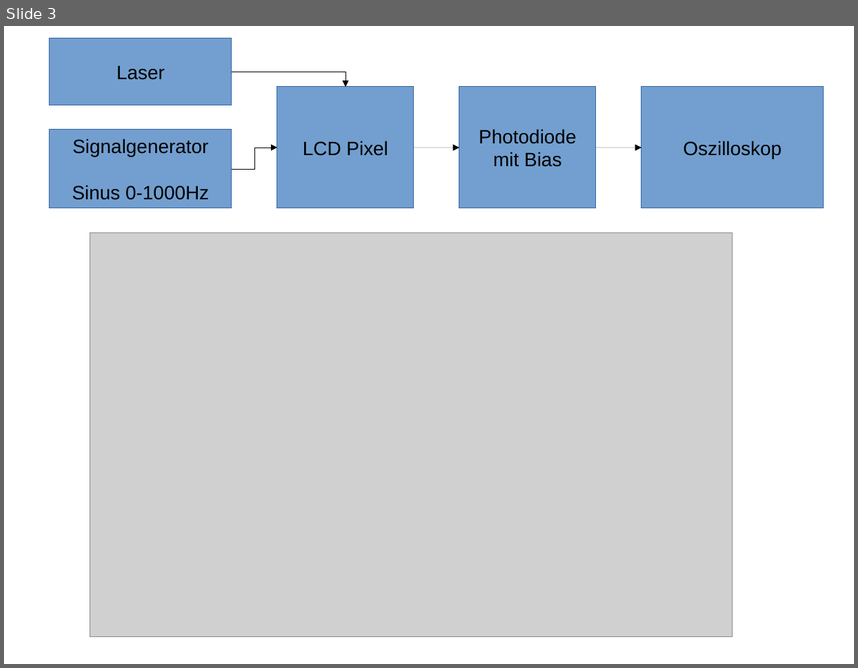
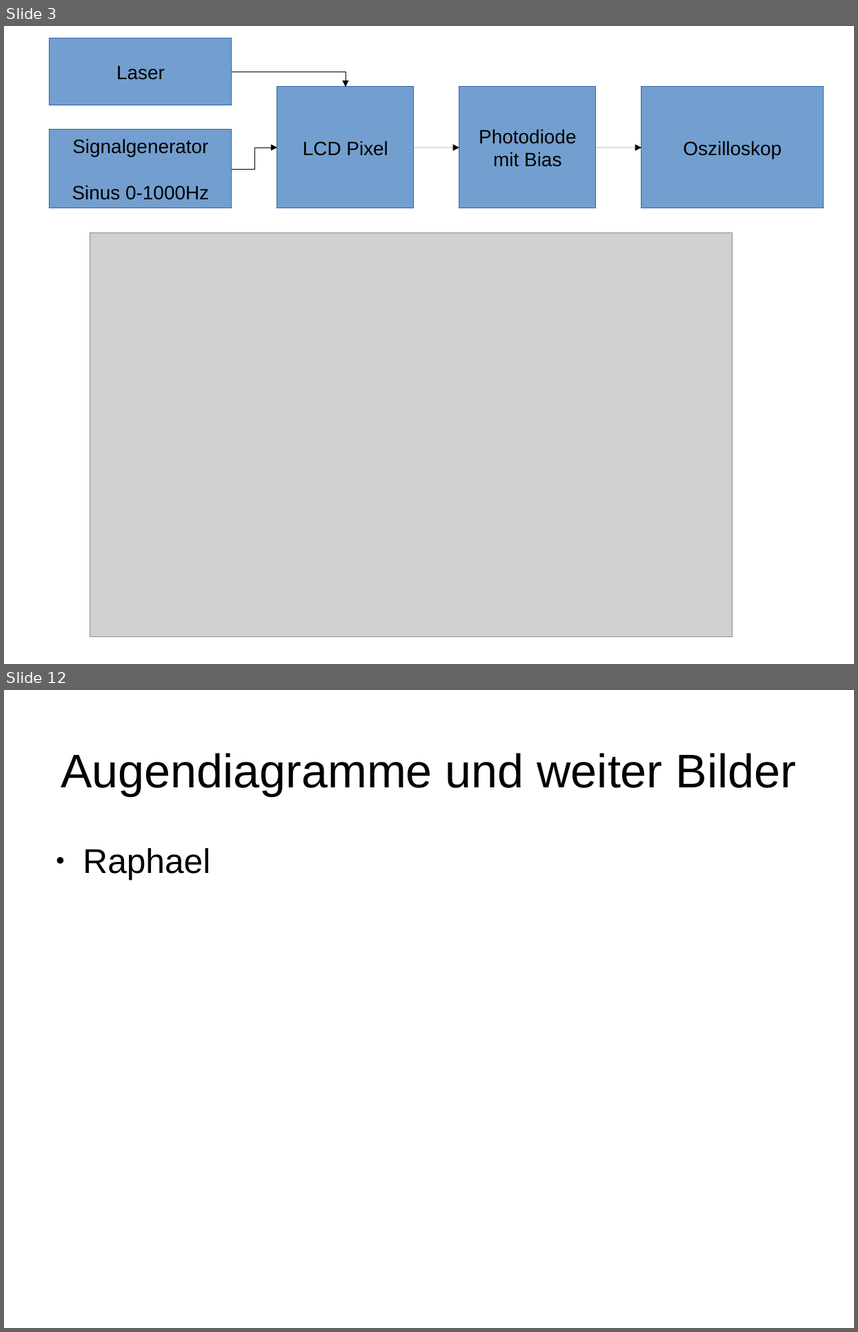
Before and after one commit to ekiwi/iph, a slide deck: presentation/pres01.odp. Shown one above the other, each under a label of ours: slide 3 before the commit, slides 3 and 12 after it; the slides between them are not shown. The pictures are 858x668 and 858x1332 pixels, drawn with LibreOffice and Linux fonts; fonts in the diff are those of the drawing; grey boxes stand for pictures. Boxes give left, top, right and bottom in pixels: in the first picture for what was removed or moved away, otherwise in the second. Text is boxed around its words. In the diff, an @@ line names an element or a change of style, - is before the commit and + after.

```diff
--- a/presentation/pres01.odp
+++ b/presentation/pres01.odp
@@ slide 12 added at [4, 690, 854, 1328], background #FFFFFF @@
@@ title added at [61, 753, 796, 796], 44 pt, text #000000 @@
+Augendiagramme und weiter Bilder
@@ text added at [83, 848, 210, 880], 32 pt, text #000000 @@
+● Raphael
```
Also in this commit, not shown: 1 slide changed, 6 other slides added.
